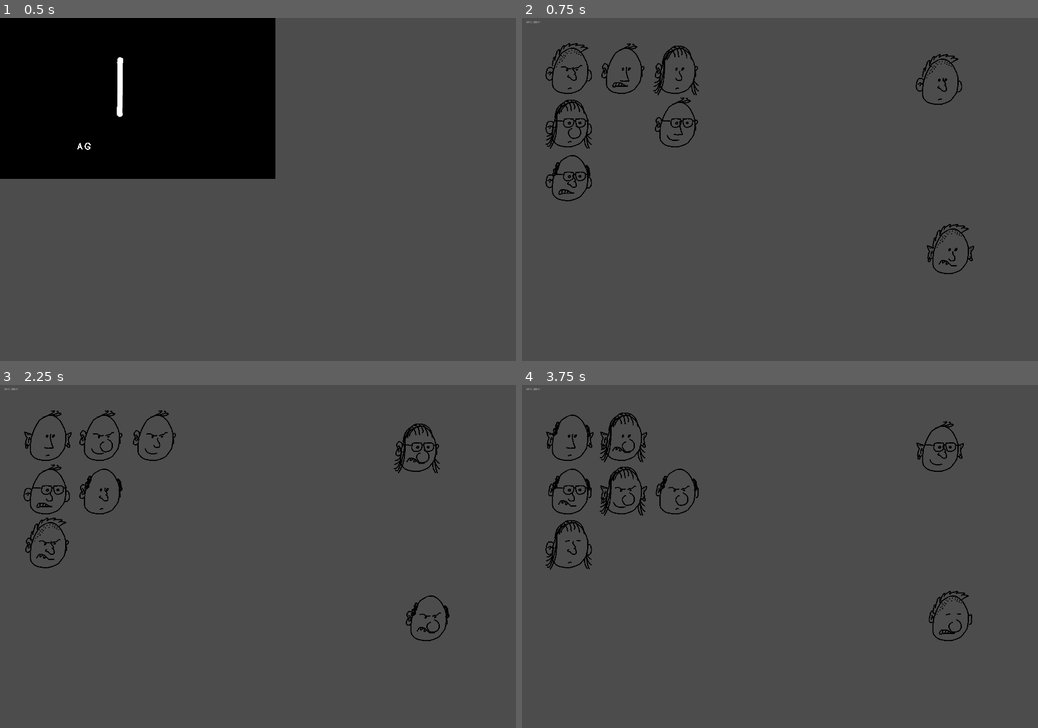
Above: before the commit, frames 1-4 (two rows, left to right).
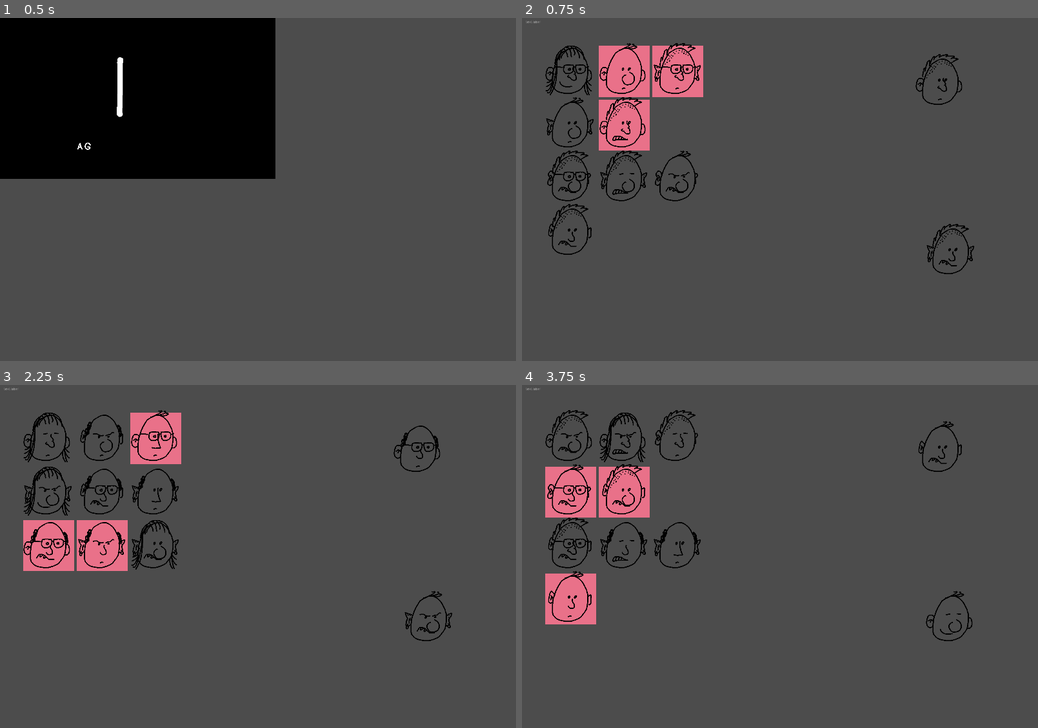
Above: after the commit, the same moments.

Repository: skarnl/godot--gmtk2021
Game: Godot game, scene res://screens/splash.tscn
Same seed, same stepped clock (60 frames per second), same inputs: the game is played once before the commit and once after it.
Inputs (mouse positions are in pixels of both pictures, inside the frame that each line leads up to):
- Up to frame 1 (0.5 s): no input
- Up to frame 2 (0.75 s): tap Enter (ui_accept) at 0.5 s; move the mouse to (893, 172) at 0.52 s; click (893, 172) at 0.67 s
- Up to frame 3 (2.25 s): tap Enter (ui_accept) at 0.77, 1.25, 1.52 s; move the mouse to (154, 573) at 1.27 s; click (154, 573) at 1.42 s; tap R (restart) at 2 s; move the mouse to (309, 481) at 2.02 s; click (309, 481) at 2.17 s
- Up to frame 4 (3.75 s): tap Enter (ui_accept) at 2.75, 3.02 s; move the mouse to (754, 625) at 2.77 s; click (754, 625) at 2.92 s; tap R (restart) at 3.5 s; move the mouse to (934, 607) at 3.52 s; click (934, 607) at 3.67 s

Frame 1 is identical in both runs. In frame 2, 6.0% of the frame differs, in the area x 4-36%, y 7-70%; in frame 3, 6.0%; in frame 4, 6.0%, in the area x 4-88%, y 7-73%.
Error before the commit: Invalid set index 'mark_as_variant' (on base: 'Node2D (person.gd)') with value of type 'bool'. (res://game/suspects.gd:40)

Commit message:
Add flow to select / deselect MarketPersons

Diff:
--- a/game/suspects.gd
+++ b/game/suspects.gd
@@ -8,7 +8,7 @@
 enum DIFFICULTY { EASY = 3, MEDIUM = 4, HARD = 5} # 5 is de max nu, totdat we meer variaties hebben qua onderdelen ^^
 
 
-const PersonScene = preload('res://entities/person/person.tscn')
+const MarketPersonScene = preload('res://entities/market/market_person.tscn')
 
 
 export (DIFFICULTY) var difficulty = DIFFICULTY.EASY
@@ -26,6 +26,7 @@
 	_create_variants(target_config)
 	_fill_market()
 	_shuffle_market_positions()
+	_add_listeners()
 
 
 func _clear_market() -> void:
@@ -36,7 +37,7 @@
 
 func _create_variants(target_config: Configuration) -> void:
 	for i in difficulty:
-		var p = PersonScene.instance()
+		var p = MarketPersonScene.instance()
 		p.mark_as_variant = true
 		add_child(p)
 		p.set_configuration( _get_configuration(i, target_config) )
@@ -99,15 +100,15 @@
 	return c
 
 
-func _fill_market():
+func _fill_market() -> void:
 	var extras_needed = suspects - difficulty
 
 	for i in extras_needed:
-		var p = PersonScene.instance()
+		var p = MarketPersonScene.instance()
 		add_child(p)
 
 
-func _shuffle_market_positions():
+func _shuffle_market_positions() -> void:
 	var index = 0
 	var row = 0
 
@@ -121,3 +122,18 @@
 			row += 1
 
 		index += 1
+
+
+func _add_listeners() -> void:
+	for c in get_children():
+		c.connect('selected', self, '_on_MarketPerson_selected')
+
+
+func _on_MarketPerson_selected() -> void:
+	var selected_configurations = []
+
+	for c in get_children():
+		if c.is_selected():
+			selected_configurations.append(c.get_configuration())
+
+	print(selected_configurations)
